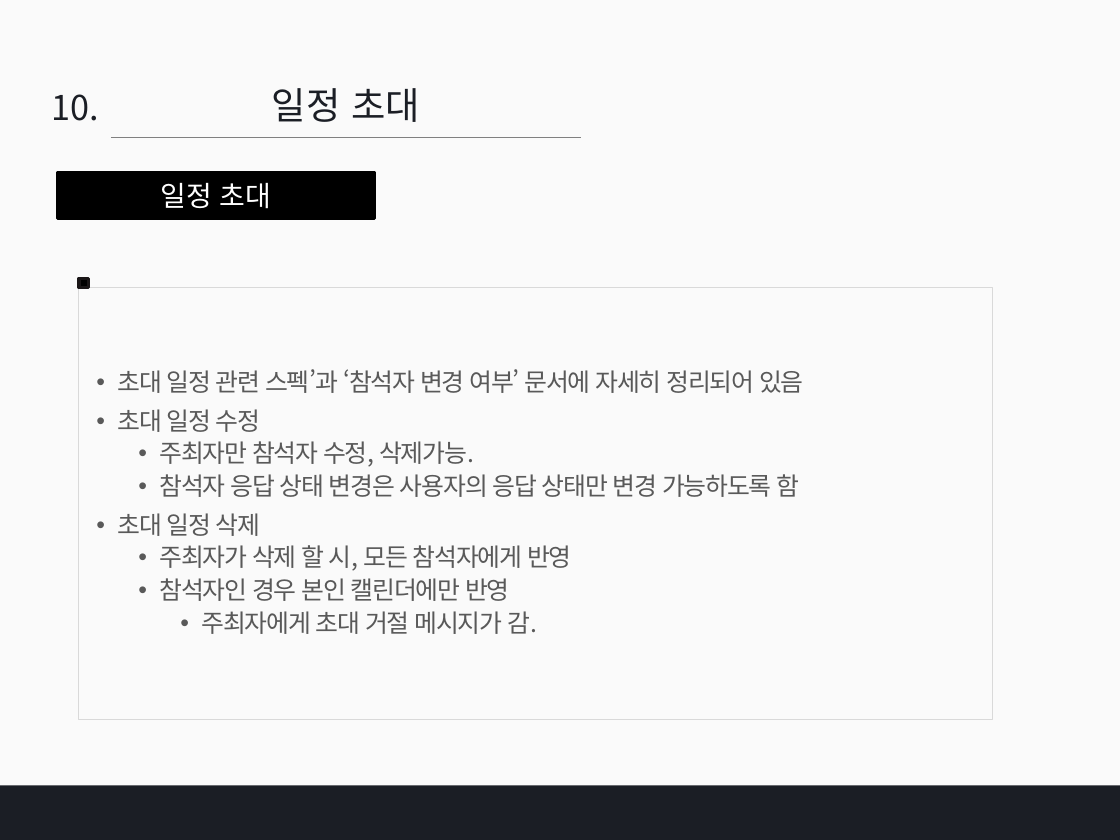
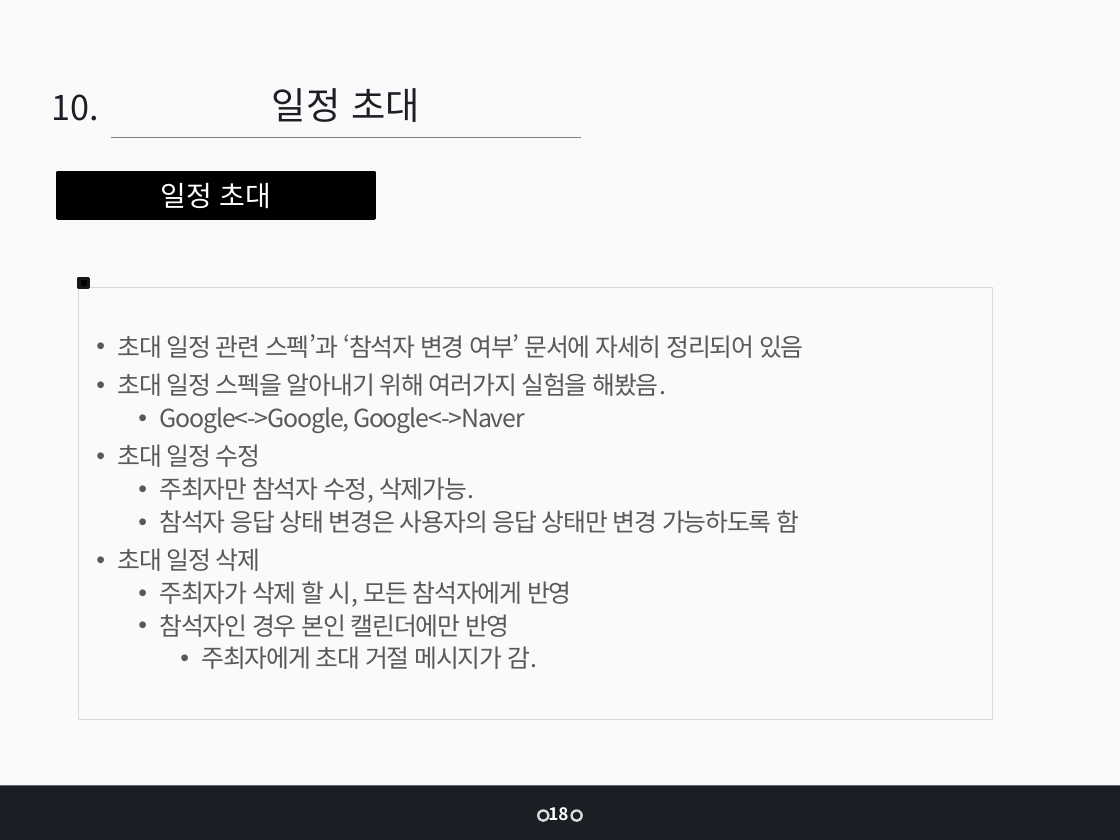
Before and after one commit to jangys/calendarProjectDocument, a slide deck: slide 18 of 인턴 최종 발표_장연수 - v2.pptx. Drawn at 1120x840 pixels with LibreOffice and Linux fonts; fonts in the diff are those of the drawing. Boxes give left, top, right and bottom in pixels: in the first picture for what was removed or moved away, otherwise in the second. Text is boxed around its words. In the diff, an @@ line names an element or a change of style, - is before the commit and + after.

```diff
--- a/인턴 최종 발표_장연수 - v2.pptx
+++ b/인턴 최종 발표_장연수 - v2.pptx
@@ text in rectangle at bbox=[117, 373, 667, 433]: paragraphs added @@
+• 초대 일정 스펙을 알아내기 위해 여러가지 실험을 해봤음.
+  • Google<->Google, Google<->Naver
@@ text added at bbox=[548, 807, 568, 821], 11 pt, text #FFFFFF, bold @@
+18
@@ ellipse added at bbox=[539, 811, 549, 821], fill #1B1E25, outline #D8DBD7 1.5 pt @@
@@ ellipse added at bbox=[571, 811, 581, 821], fill #1B1E25, outline #D8DBD7 1.5 pt @@
```
Also in this commit, not shown: 28 other slides changed, 1 other file.
